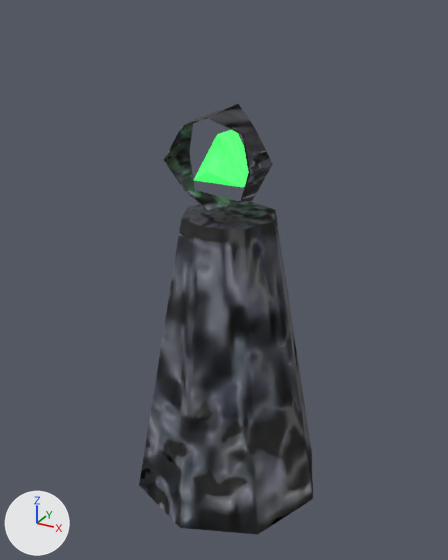
Renders of the glTF model 箱庭/Asset/Models/Terrains/Gimmick/RayserLight/Rayser/Rayser.gltf from each side of a commit.
Rendered twice from a 50 mm lens placed at (0.787, -1.462, 1.416), pointed at (-0.014, -0.007, 0.689). Arrows for +X, +Y and +Z are at lower left; the lights stay in place.

The first picture shows '円', '円錐', '球'.
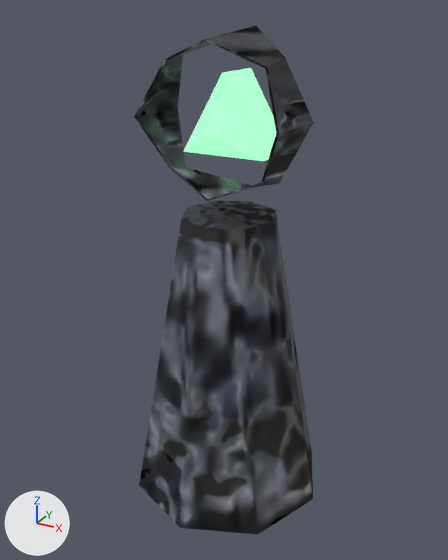
Boxes [x1, y1, x2, y2] around the edits, measured in the pictures (448 x 560 px):
'円', moved, rescaled (65% wider, 61% taller)
    before: [164, 104, 273, 212]
    after: [134, 26, 314, 201]
'球', recoloured, moved, rescaled (68% wider, 62% taller)
    before: [194, 130, 249, 187]
    after: [183, 68, 276, 161]

What changed in the scene script:
```text
Change mat_マテリアル:
    mat_マテリアル.emission_color: (0.0503, 1.0, 0.135) -> (0.375, 1.0, 0.577)  # green #3fff67 -> green #a5ffc8
Change ob_円:
    ob_円.location: (0.001, -0.004, 1.049) -> (0.004, 0.059, 1.154)
    ob_円.scale: (0.32, 0.622, 0.599) -> (0.518, 1.01, 0.971)
Change ob_球:
    ob_球.location: (-0.005, -0.009, 1.032) -> (-0.006, 0.05, 1.126)
    ob_球.scale: (1.0, 1.0, 1.0) -> (1.62, 1.62, 1.62)
```
